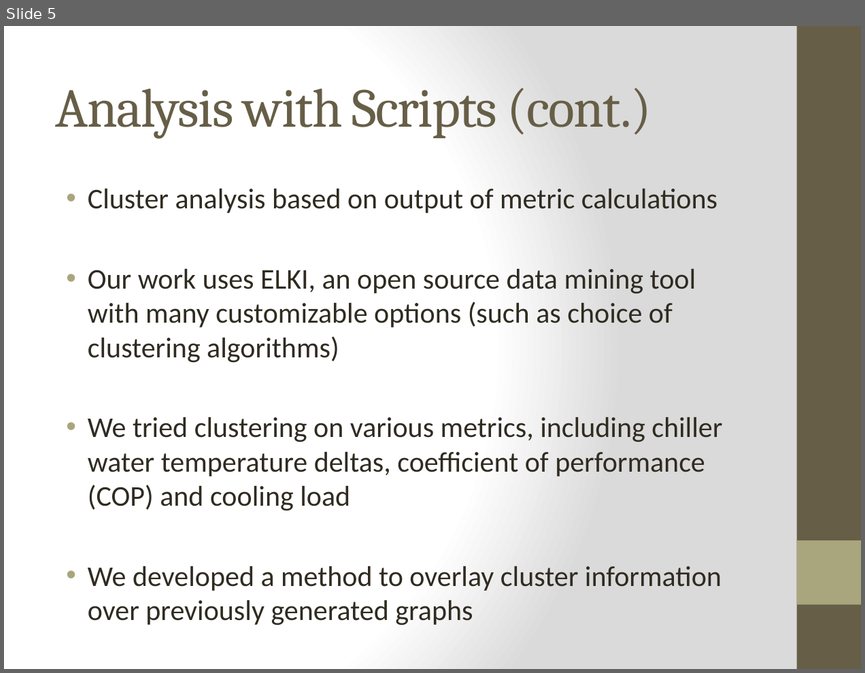
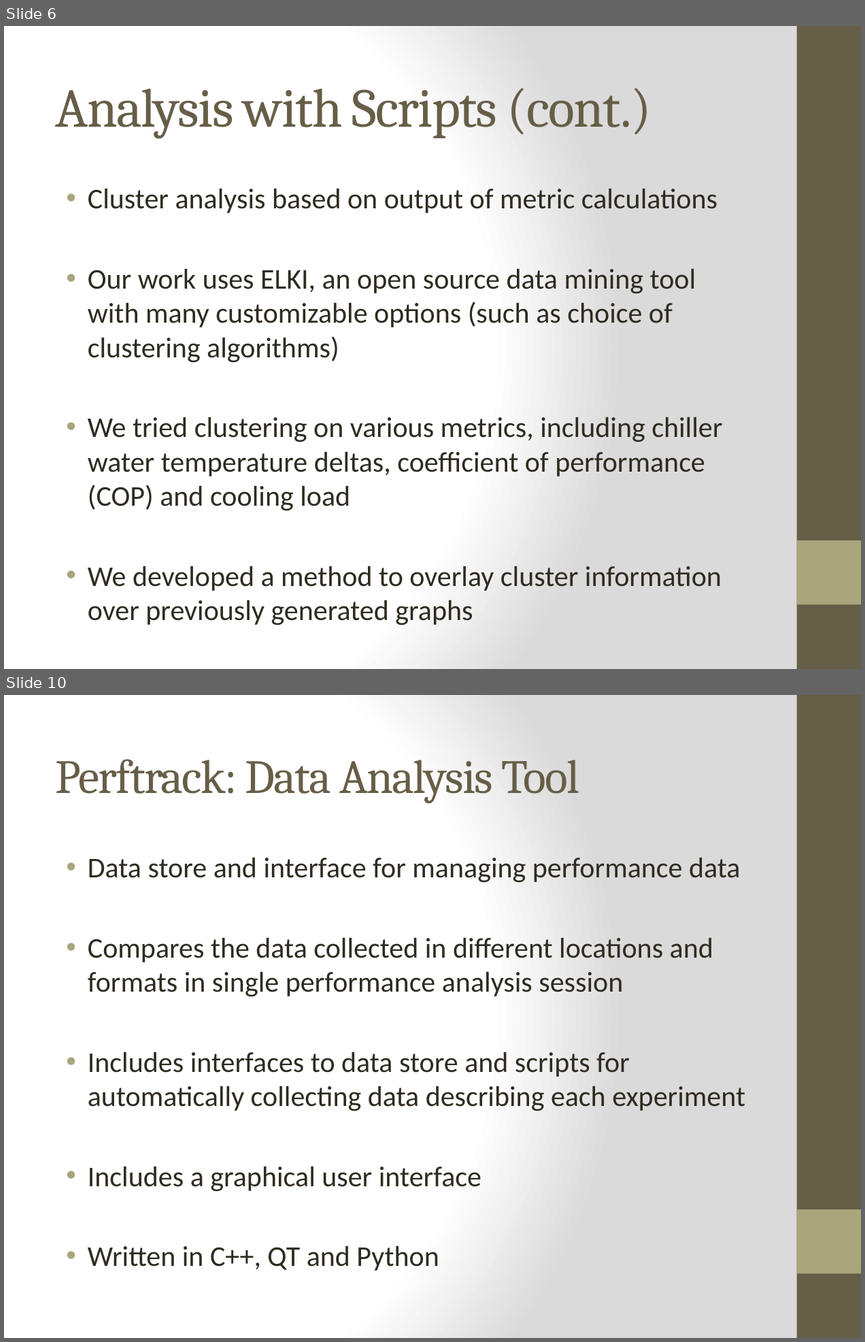
Before and after one commit to hemakumar/Data-Analysis_Group4c, a slide deck: paper/Integrated Data Center Power and Cooling Analysis.pptx. Shown one above the other, each under a label of ours: slide 5 before the commit, slides 6 and 10 after it; the slides between them are not shown. The pictures are 865x673 and 865x1342 pixels, drawn with LibreOffice and Linux fonts; fonts in the diff are those of the drawing. Boxes give left, top, right and bottom in pixels: in the first picture for what was removed or moved away, otherwise in the second. Text is boxed around its words. In the diff, an @@ line names an element or a change of style, - is before the commit and + after.

Commit message:
1. Added design slide. 2. Added perftrack slides. 3. Modified formatting

```diff
--- a/paper/Integrated Data Center Power and Cooling Analysis.pptx
+++ b/paper/Integrated Data Center Power and Cooling Analysis.pptx
@@ slide 10 added at (4,695,861,1338), background gradient #FFFFFF to #DADADA; not listed: 2 template elements that a slide beside it also shows @@
@@ title added at (56,759,579,803), 40 pt, text #675E47 @@
+Perftrack: Data Analysis Tool
@@ text added at (88,858,745,1270), 24 pt, text #2F2B20 @@
+• Data store and interface for managing performance data
+• Compares the data collected in different locations and formats in single performance analysis session
+• Includes interfaces to data store and scripts for automatically collecting data describing each experiment
+• Includes a graphical user interface
+• Written in C++, QT and Python
@@ what was slide 5 is now slide 6 @@
```
Also in this commit, not shown: 7 slides changed, 1 other slide added, 1 slide removed.
